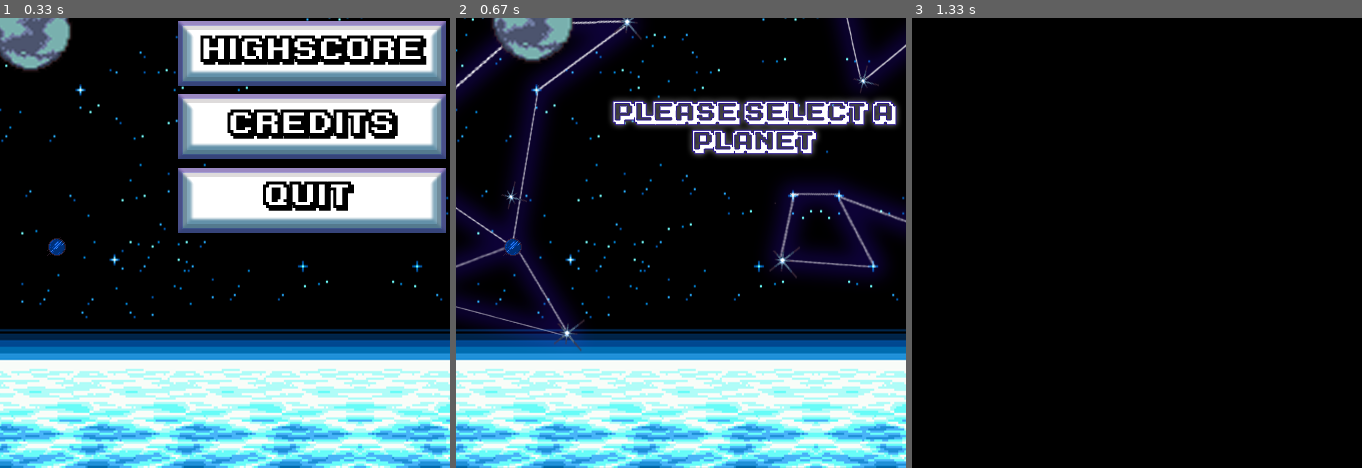
Above: before the commit, frames 1-3 (left to right).
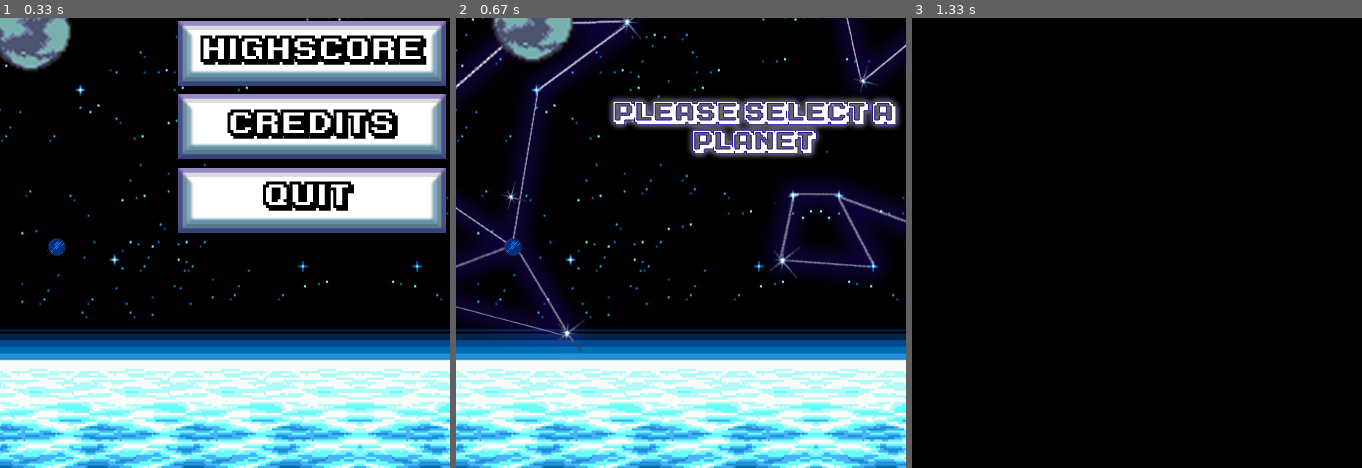
Above: after the commit, the same moments.

Repository: Errox/DickButt
Game: pygame game, started from menu.py
The game is run twice, just before and just after one commit, with the same random seed, the same clock (stepped at 60 frames per second) and the same inputs.
Inputs (mouse positions are % of the whole screen's width and height, from its top left):
- Up to frame 1 (0.33 s): no input
- Up to frame 2 (0.67 s): click (52, 46) at 0.38 s
- Up to frame 3 (1.33 s): click (75, 75) at 0.77 s
The pictures show only the part of the screen within x 17-67%, y 50-100%; the shares and areas given below are measured in that part.

Frame 1 is identical in both runs. In frame 2, 1.5% of the frame differs, in the area x 35-99%, y 18-31%; in frame 3, nothing differs.

Commit message:
little menu update

Diff:
--- a/menu.py
+++ b/menu.py
@@ -1,6 +1,8 @@
 import pygame
 import sys
 import os
+from time import sleep
+
 #defining variable's
 FPS = 30
 X       = 500
@@ -40,20 +42,17 @@
         self.images.append(load_image('resource/images/select_planet/select_planet_animation/selectplanet_glow_7.png'))
         self.images.append(load_image('resource/images/select_planet/select_planet_animation/selectplanet_glow_8.png'))
         self.images.append(load_image('resource/images/select_planet/select_planet_animation/selectplanet_glow_9.png'))
-        # assuming both images are 64x64 pixels
-
         self.index = 0
         self.image = self.images[self.index]
         self.rect = pygame.Rect(275, 520, 250, 80)
 
     def update(self):
         self.index += 1
+        sleep(0.1)
         if self.index >= len(self.images):
             self.index = 0
             count = 0
         self.image = self.images[self.index]
-
-
 
 # 1 #
 #start the main menu board.
@@ -79,9 +78,6 @@
     quit_button         = pygame.image.load('resource/images/select_planet/button_quit_small.png').convert()
     quit_rect           = quit_button.get_rect()
     screen.blit(quit_button, (5,5))
-
-
-
 
 #Function to place text on screen.
 def text(text, x, y):
@@ -149,7 +145,6 @@
                         define_location = "planet_5"
                         main_loop = False
 
-
     pygame.display.flip()
 
 pygame.quit()
